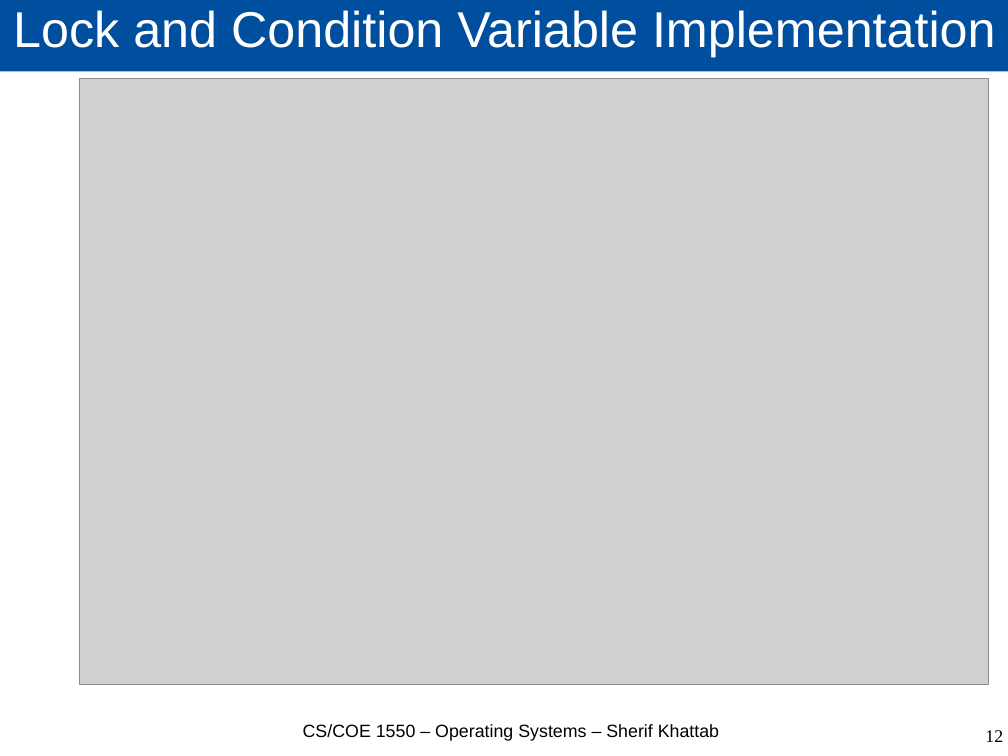
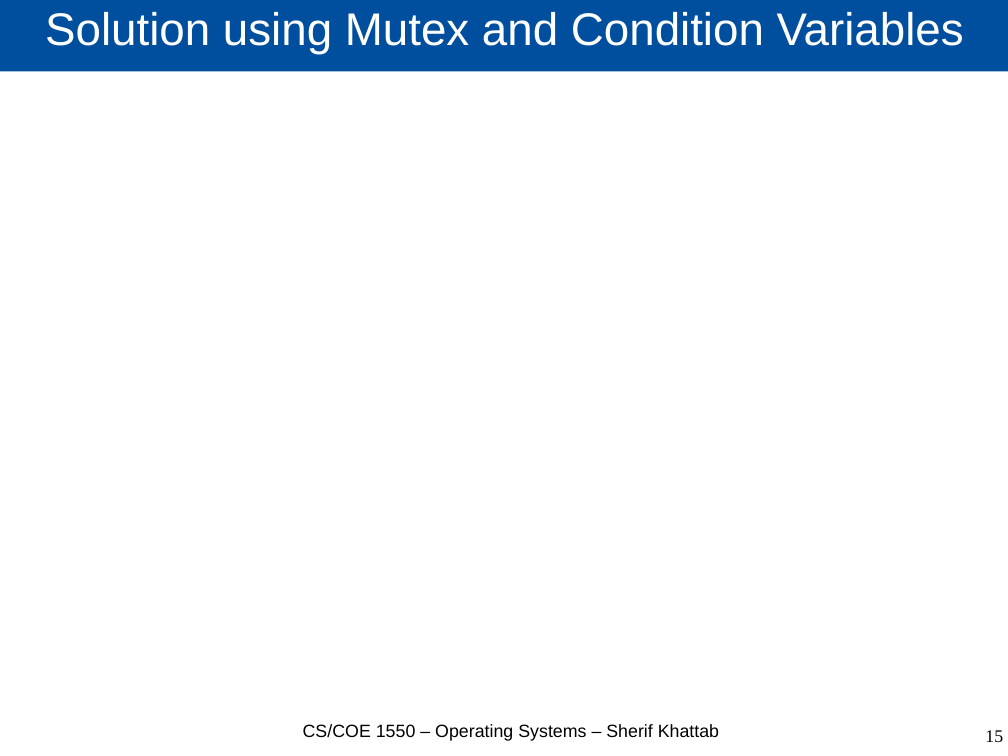
Before and after one commit to cs1550-2224/cs1550-code-handouts, a slide deck: slide 15 of DraftSlides/Lecture8.pptx (slide 12 before the commit). Drawn at 1008x756 pixels with LibreOffice and Linux fonts; fonts in the diff are those of the drawing; grey boxes stand for pictures. Boxes give left, top, right and bottom in pixels: in the first picture for what was removed or moved away, otherwise in the second. Text is boxed around its words. In the diff, an @@ line names an element or a change of style, - is before the commit and + after.

```diff
--- a/DraftSlides/Lecture8.pptx
+++ b/DraftSlides/Lecture8.pptx
@@ title at (45, 12, 964, 55): text changed; size 39.6 to 36 pt @@
-Lock and Condition Variable Implementation
+Solution using Mutex and Condition Variables
@@ picture removed at (80, 79, 989, 685) @@
@@ page number at (985, 730, 1003, 742): text changed @@
-12
+15
```
Also in this commit, not shown: 6 other slides changed, 10 slides added, 6 slides removed, 1 other file.
